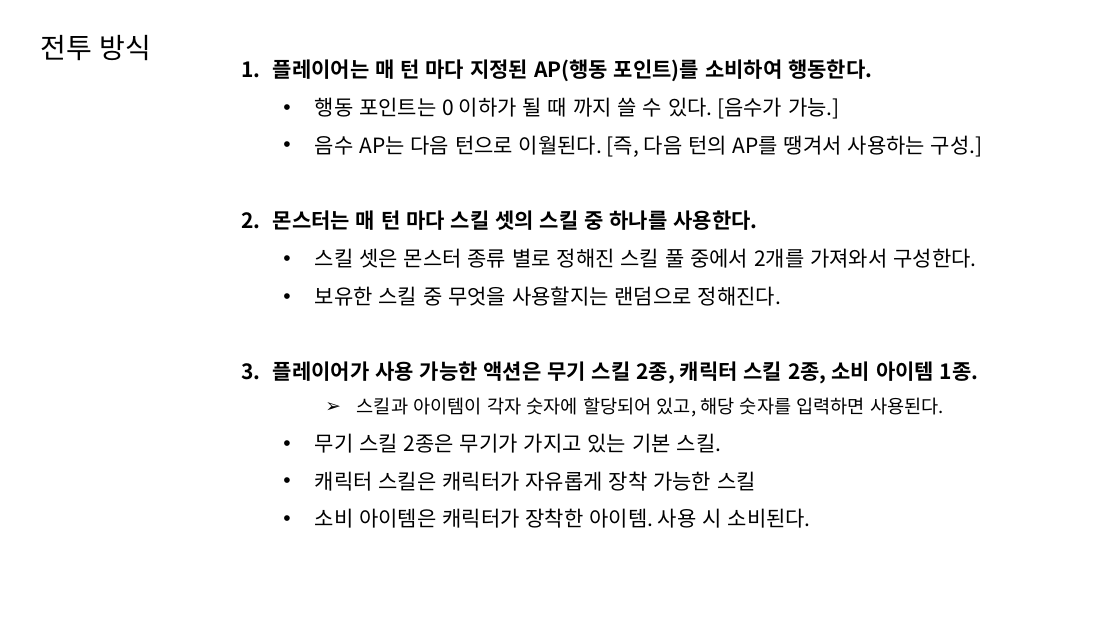
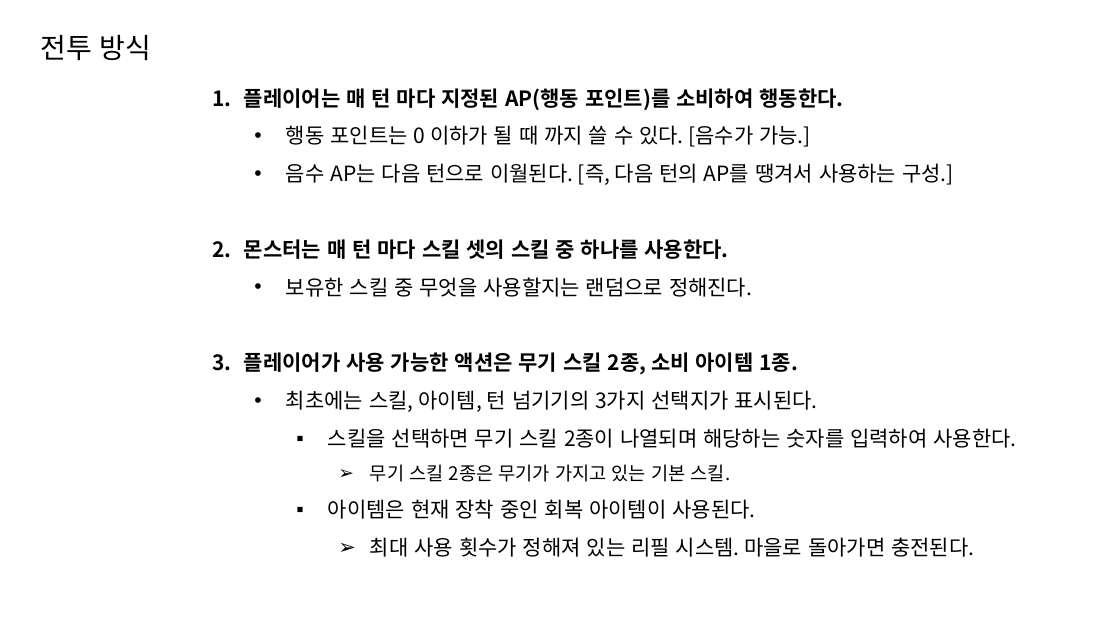
Before and after one commit to lsu0503/TextRPG_TeamProject2nd, a slide deck: slide 7 of Documents/TextRPG_와이어프레임.pptx. Drawn at 1120x630 pixels with LibreOffice and Linux fonts; fonts in the diff are those of the drawing. Boxes give left, top, right and bottom in pixels: in the first picture for what was removed or moved away, otherwise in the second. Text is boxed around its words. In the diff, an @@ line names an element or a change of style, - is before the commit and + after.

```diff
--- a/Documents/TextRPG_와이어프레임.pptx
+++ b/Documents/TextRPG_와이어프레임.pptx
@@ text "플레이어는 매 턴 마다 지정된 ...": place and size @@
-text "플레이어는 매 턴 마다 지정된 ..." at [273,59,983,528]
+text "플레이어는 매 턴 마다 지정된 ..." at [244,88,1016,557]
@@ text at [315,248,976,268]: paragraph removed @@
-  • 스킬 셋은 몬스터 종류 별로 정해진 스킬 풀 중에서 2개를 가져와서 구성한다.
@@ text at [244,352,1016,448]: text changed; bold off @@
-3. 플레이어가 사용 가능한 액션은 무기 스킬 2종, 캐릭터 스킬 2종, 소비 아이템 1종.
-    ➢ 스킬과 아이템이 각자 숫자에 할당되어 있고, 해당 숫자를 입력하면 사용된다.
+3. 플레이어가 사용 가능한 액션은 무기 스킬 2종, 소비 아이템 1종.
+  • 최초에는 스킬, 아이템, 턴 넘기기의 3가지 선택지가 표시된다.
+    ▪ 스킬을 선택하면 무기 스킬 2종이 나열되며 해당하는 숫자를 입력하여 사용한다.
@@ text at [370,464,731,482]: size 18 to 16 pt in "무기 스킬 2종은 무기가 가지고 있는 기본 ..."; bullet • to ➢; list level 2 to 4 in "무기 스킬 2종은 무기가 가지고 ..." @@
@@ text at [328,499,974,557]: text changed @@
-  • 캐릭터 스킬은 캐릭터가 자유롭게 장착 가능한 스킬
-  • 소비 아이템은 캐릭터가 장착한 아이템. 사용 시 소비된다.
+    ▪ 아이템은 현재 장착 중인 회복 아이템이 사용된다.
+      ➢ 최대 사용 횟수가 정해져 있는 리필 시스템. 마을로 돌아가면 충전된다.
```
Also in this commit, not shown: 1 other slide changed, 1 slide removed.
